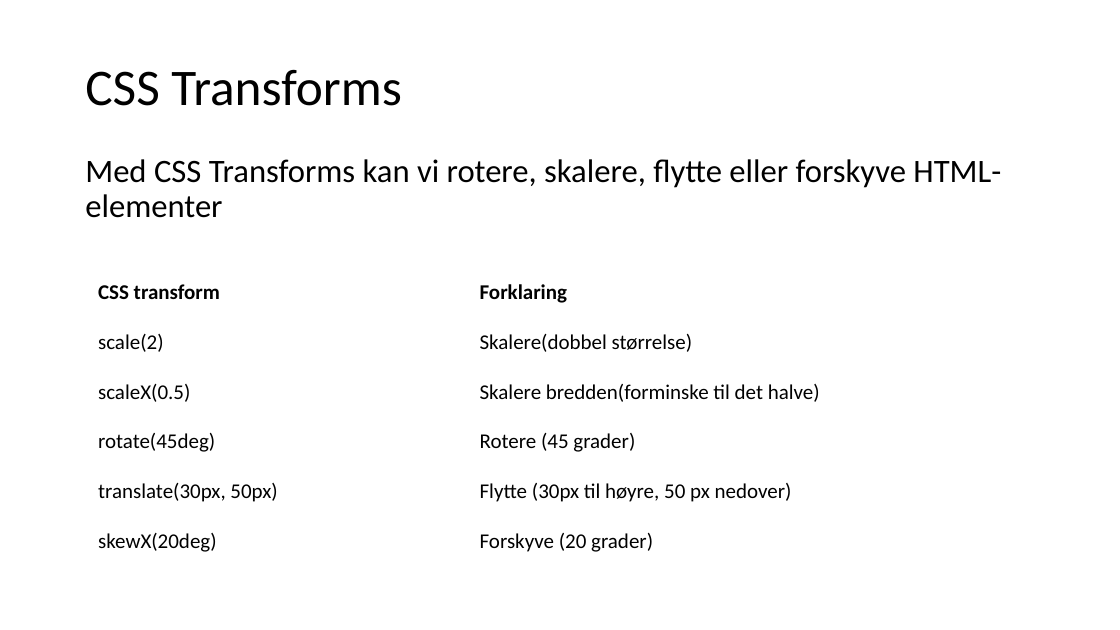
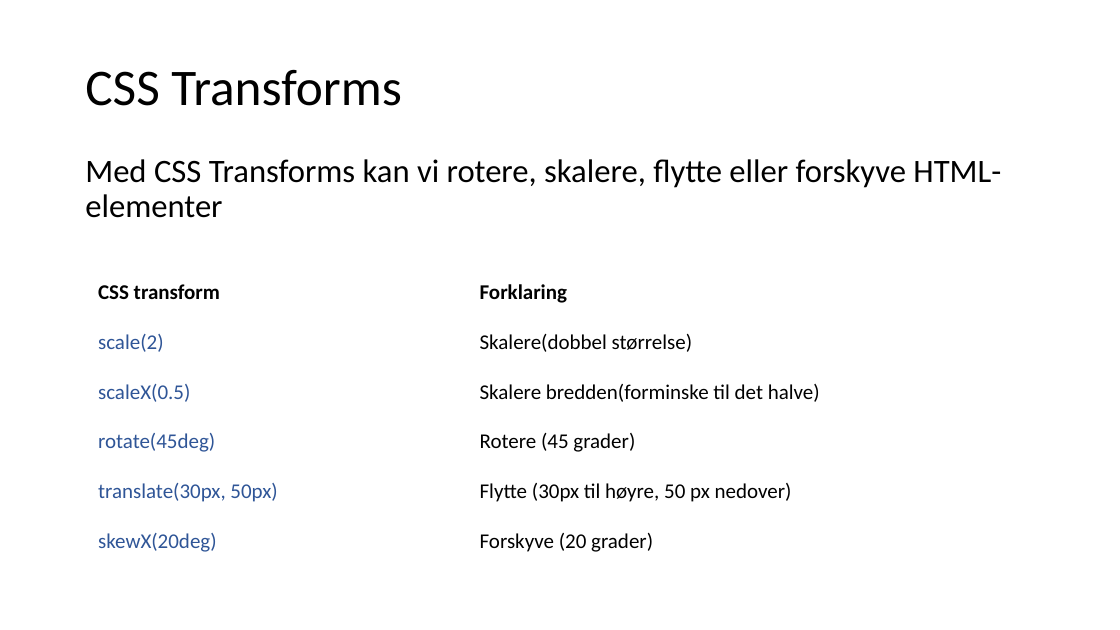
Before and after one commit to AizanM/IT2, a slide deck: slide 8 of Uke 5/Uke5-Presentasjon.pptx. Drawn at 1120x630 pixels with LibreOffice and Linux fonts; fonts in the diff are those of the drawing. Boxes give left, top, right and bottom in pixels: in the first picture for what was removed or moved away, otherwise in the second. Text is boxed around its words. In the diff, an @@ line names an element or a change of style, - is before the commit and + after.

```diff
--- a/Uke 5/Uke5-Presentasjon.pptx
+++ b/Uke 5/Uke5-Presentasjon.pptx
@@ table at box(90, 276, 1024, 574) @@
@@ text colour #000000 to #2F5597 in "scale(2)", "scaleX(0.5)", "rotate(45deg)", "translate(30px, 50px)" and 1 more places @@
```
Also in this commit, not shown: 3 other slides changed, 1 other file.
